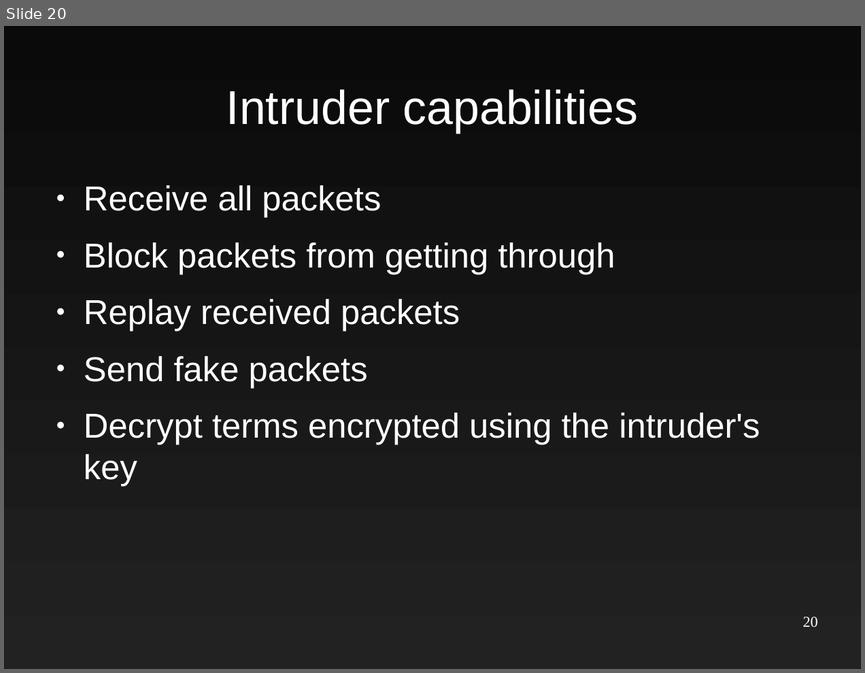
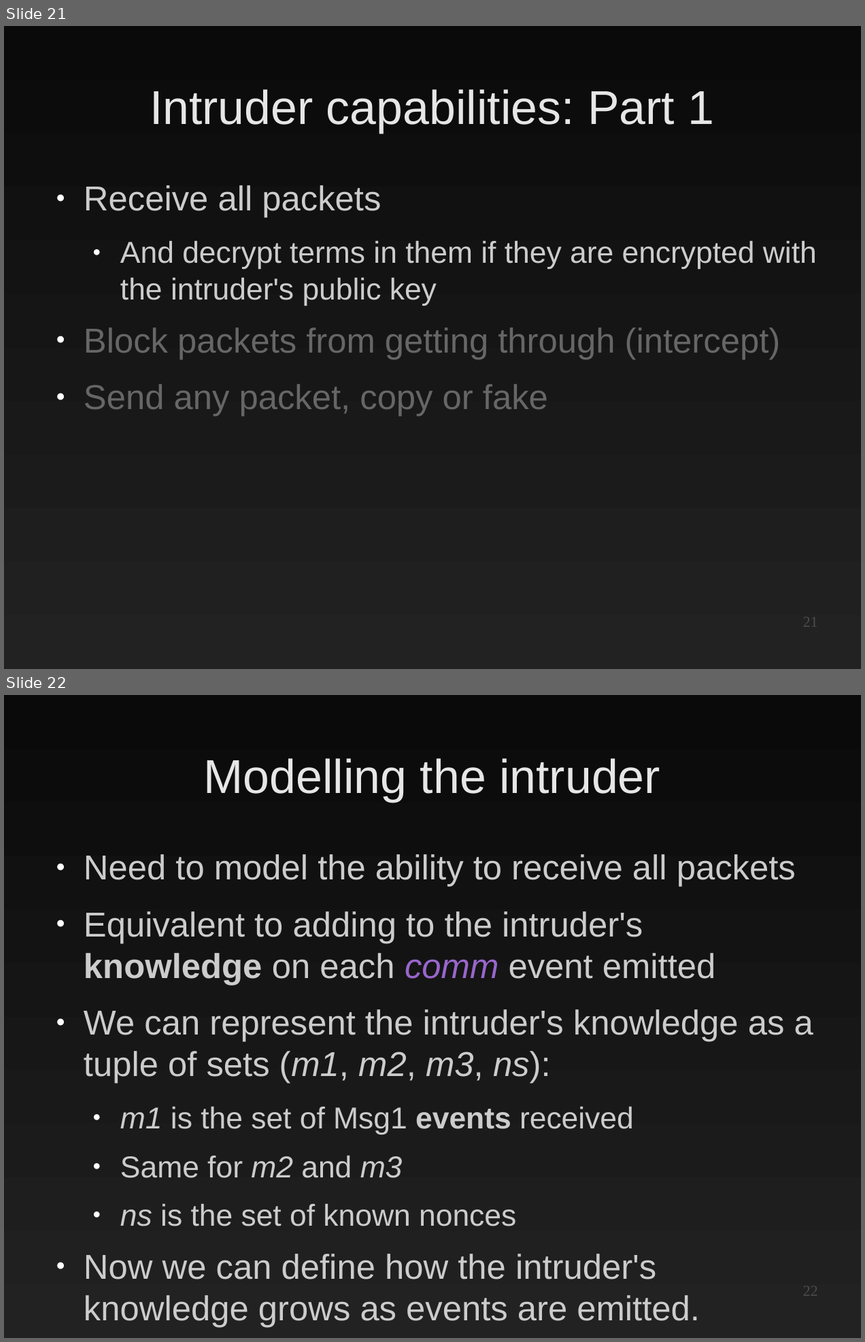
Before and after one commit to EtiennePerot/cs525p, a slide deck: Presentation.odp. Shown one above the other, each under a label of ours: slide 20 before the commit, slides 21 and 22 after it. The pictures are 865x673 and 865x1342 pixels, drawn with LibreOffice and Linux fonts; fonts in the diff are those of the drawing. Boxes give left, top, right and bottom in pixels: in the first picture for what was removed or moved away, otherwise in the second. Text is boxed around its words. In the diff, an @@ line names an element or a change of style, - is before the commit and + after.

```diff
--- a/Presentation.odp
+++ b/Presentation.odp
@@ slide 22 added at <box>4,695,861,1338</box>, background gradient #0A0A0A to #222222 @@
@@ title added at <box>204,758,660,802</box>, 44 pt, text #E6E6E6 @@
+Modelling the intruder
@@ text added at <box>84,854,813,1327</box>, 32 pt, text #CCCCCC @@
+● Need to model the ability to receive all packets
+● Equivalent to adding to the intruder's knowledge on each comm event emitted
+● We can represent the intruder's knowledge as a tuple of sets (m1, m2, m3, ns):
+  ● m1 is the set of Msg1 events received
+  ● Same for m2 and m3
+  ● ns is the set of known nonces
+● Now we can define how the intruder's knowledge grows as events are emitted.
@@ page number added at <box>803,1286,818,1295</box>, 14 pt, text #4C4C4C @@
+22
@@ what was slide 20 is now slide 21 @@
@@ slide 21 changed as well @@
@@ title at <box>150,89,714,133</box>: text changed; text colour #FFFFFF to #E6E6E6 @@
-Intruder capabilities
+Intruder capabilities: Part 1
@@ text at <box>84,185,381,218</box>: text colour #FFFFFF to #CCCCCC in "Receive all packets" @@
@@ text at <box>84,241,817,416</box>: text changed; size 32 to 28 pt; text colour #FFFFFF to #CCCCCC @@
-● Block packets from getting through
-● Replay received packets
-● Send fake packets
-● Decrypt terms encrypted using the intruder's key
+  ● And decrypt terms in them if they are encrypted with the intruder's public key
+● Block packets from getting through (intercept)
+● Send any packet, copy or fake
@@ page number at <box>803,617,818,626</box>: text changed; text colour #FFFFFF to #4C4C4C @@
-20
+21
```
Also in this commit, not shown: 19 other slides changed, 9 other slides added.
